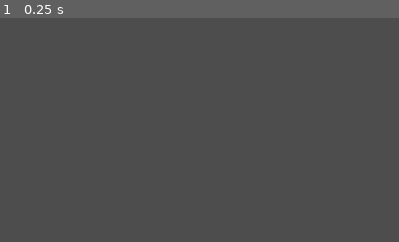
Above: before the commit, frame 1.
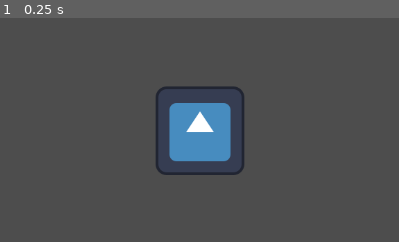
Above: after the commit, the same moment.

Repository: Team-Blackbird/Team-BlackBird
Game: Godot game, scene res://scenes/main.tscn
Same seed, same stepped clock (60 frames per second), same inputs: the game is played once before the commit and once after it. Before the commit the project starts from res://cards.tscn. The engine's default icon, where the game draws it, is replaced by a stand-in: a white triangle on a blue panel in a dark square.
Inputs:
- Up to frame 1 (0.25 s): no input
The pictures show only the part of the screen within x 6-56%, y 1-51%; the shares and areas given below are measured in that part.

The runs differ from the first frame. In frame 1, 5.2% of the frame differs, in the area x 39-62%, y 30-71%.

Commit message:
multi placeable card positions

Diff:
--- a/cards.gd
+++ /dev/null
@@ -1,11 +0,0 @@
-extends Sprite2D
-
-#func _physics_process(delta):
-func _ready():
-
-    print("ready")
-
-func _process(delta):
-
-    global_position = get_global_mouse_position()
-    print(get_global_mouse_position())
--- a/cards.tscn
+++ /dev/null
@@ -1,44 +0,0 @@
-[gd_scene load_steps=6 format=3 uid="uid://botd6krpot750"]
-
-[ext_resource type="Texture2D" uid="uid://bbebf3y4x2w2x" path="res://icon.svg" id="1_lx6rq"]
-[ext_resource type="Script" path="res://scripts/cards.gd" id="2_rik7w"]
-
-[sub_resource type="GDScript" id="GDScript_e4nr3"]
-script/source = "extends Node2D
-"
-
-[sub_resource type="RectangleShape2D" id="RectangleShape2D_k3olv"]
-size = Vector2(133, 132)
-
-[sub_resource type="RectangleShape2D" id="RectangleShape2D_eqpks"]
-size = Vector2(203, 196)
-
-[node name="Node2D" type="Node2D"]
-script = SubResource("GDScript_e4nr3")
-
-[node name="cards" type="Sprite2D" parent="."]
-texture = ExtResource("1_lx6rq")
-script = ExtResource("2_rik7w")
-
-[node name="Area2D" type="Area2D" parent="cards"]
-
-[node name="CollisionShape2D" type="CollisionShape2D" parent="cards/Area2D"]
-position = Vector2(0.5, -1)
-shape = SubResource("RectangleShape2D_k3olv")
-
-[node name="left" type="Area2D" parent="."]
-position = Vector2(101, 537)
-
-[node name="CollisionShape2D" type="CollisionShape2D" parent="left"]
-position = Vector2(3, 4)
-shape = SubResource("RectangleShape2D_eqpks")
-
-[node name="right" type="Area2D" parent="."]
-position = Vector2(1041, 550)
-
-[node name="CollisionShape2D" type="CollisionShape2D" parent="right"]
-position = Vector2(1, 1)
-shape = SubResource("RectangleShape2D_eqpks")
-
-[connection signal="area_shape_entered" from="cards/Area2D" to="cards" method="_on_area_2d_area_shape_entered"]
-[connection signal="input_event" from="cards/Area2D" to="cards" method="_on_area_2d_input_event"]
--- a/project.godot
+++ b/project.godot
@@ -11,7 +11,7 @@
 [application]
 
 config/name="Team-BlackBird"
-run/main_scene="res://cards.tscn"
+run/main_scene="res://scenes/main.tscn"
 config/features=PackedStringArray("4.3", "GL Compatibility")
 config/icon="res://icon.svg"
 
--- /dev/null
+++ b/scenes/cards.tscn
@@ -0,0 +1,19 @@
+[gd_scene load_steps=4 format=3 uid="uid://botd6krpot750"]
+
+[ext_resource type="Texture2D" uid="uid://bbebf3y4x2w2x" path="res://icon.svg" id="1_rfwws"]
+[ext_resource type="Script" path="res://scripts/cards.gd" id="2_xcpht"]
+
+[sub_resource type="RectangleShape2D" id="RectangleShape2D_k3olv"]
+size = Vector2(133, 132)
+
+[node name="cards" type="Sprite2D"]
+texture = ExtResource("1_rfwws")
+script = ExtResource("2_xcpht")
+
+[node name="Area2D" type="Area2D" parent="."]
+
+[node name="CollisionShape2D" type="CollisionShape2D" parent="Area2D"]
+position = Vector2(0.5, -1)
+shape = SubResource("RectangleShape2D_k3olv")
+
+[connection signal="input_event" from="Area2D" to="." method="_on_area_2d_input_event"]
--- /dev/null
+++ b/scenes/main.tscn
@@ -0,0 +1,17 @@
+[gd_scene load_steps=3 format=3 uid="uid://biocmi743oipl"]
+
+[ext_resource type="PackedScene" uid="uid://bxelo41vclqw0" path="res://scenes/placeable_area.tscn" id="1_g81ut"]
+[ext_resource type="PackedScene" uid="uid://botd6krpot750" path="res://scenes/cards.tscn" id="2_sui4g"]
+
+[node name="main" type="Node2D"]
+
+[node name="placeable area" parent="." instance=ExtResource("1_g81ut")]
+position = Vector2(195, 361)
+
+[node name="cards" parent="." instance=ExtResource("2_sui4g")]
+position = Vector2(359, 170)
+
+[node name="placeable area2" parent="." instance=ExtResource("1_g81ut")]
+position = Vector2(473, 408)
+
+[node name="cards2" parent="." instance=ExtResource("2_sui4g")]
--- /dev/null
+++ b/scenes/placeable_area.tscn
@@ -0,0 +1,12 @@
+[gd_scene load_steps=3 format=3 uid="uid://bxelo41vclqw0"]
+
+[ext_resource type="Script" path="res://scripts/placeable_area.gd" id="1_64bvj"]
+
+[sub_resource type="RectangleShape2D" id="RectangleShape2D_tw4cv"]
+size = Vector2(80, 73)
+
+[node name="placeable area" type="Area2D"]
+script = ExtResource("1_64bvj")
+
+[node name="CollisionShape2D" type="CollisionShape2D" parent="."]
+shape = SubResource("RectangleShape2D_tw4cv")
--- a/scripts/cards.gd
+++ b/scripts/cards.gd
@@ -6,7 +6,10 @@
 	if is_selected:
 		position = lerp(global_position, get_global_mouse_position(), 25 * delta )
 	if $Area2D.has_overlapping_areas() and not is_selected:
-		position = lerp(position, $Area2D.get_overlapping_areas()[0].global_position, 25 * delta)
+		var over_area = $Area2D.get_overlapping_areas()[0]
+		if over_area.get("is_placeable_area"):
+			if over_area.is_placeable_area:
+				position = lerp(position, over_area.global_position, 25 * delta)
 
 func _on_area_2d_input_event(viewport, event, shape_idx):
 	if event is InputEventMouseButton and event.button_index == MOUSE_BUTTON_LEFT and event.pressed:
--- /dev/null
+++ b/scripts/placeable_area.gd
@@ -0,0 +1,4 @@
+extends Area2D
+var has_card = false
+var is_placeable_area = true
+var type = "normal"
